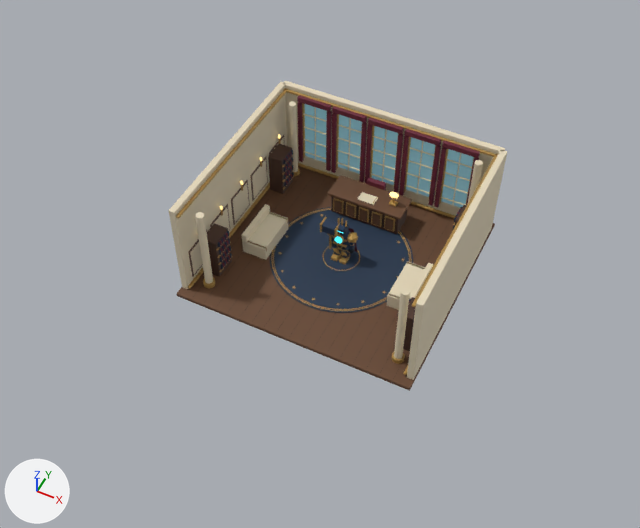
The Blender file assets/blender/enemies-arena.blend as it was, and as the next commit left it.
The view is the same before and after, from a 50 mm camera at (18.9, -41.5, 50.2) aimed at (-0.4, -2.9, 2.0). Lighting does not change. The marker at lower left points along +X, +Y and +Z. The first picture is the older version.

Objects in the first picture: 'OvalArenaGeometry' and 6 more.
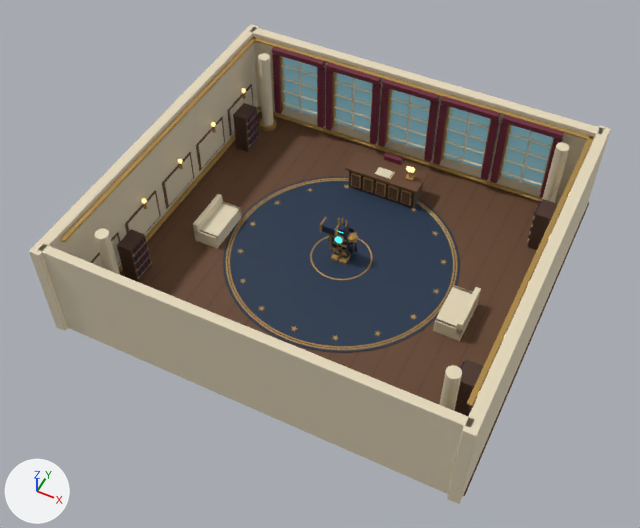
The change in detail:
me_cylinder_003 is used by ob_ovalarenageometry; parent ob_ovalarenaroot; location (0.0, 0.0, 0.03).
me_cylinder_003 had 8308 vertices, 8510 faces and spanned x -9.3..9.3, y -8.7..8.7, z -0.3..8.0.
me_cylinder_003 now has 8452 vertices, 8666 faces and spans x -9.3..9.3, y -9.2..8.7, z -0.3..8.0.
me_cylinder_003 part 1: the loose piece of 24 vertices spanning x -9.2..-8.8, y -8.0..8.0, z 0.0..8.0 is scaled about its middle by (1, 1.1, 1), then moved by (0.0, -0.4, 0.0).
me_cylinder_003 part 2: the loose piece of 24 vertices spanning x -8.4..-7.2, y 4.1..5.9, z 0.0..3.6 is scaled about its middle by (0.606, 0.606, 1).
me_cylinder_003 part 3: 131 loose pieces with 3132 vertices, spanning x -8.4..9.2, y -8.0..8.0, z 0.0..8.0, are deleted.
me_cylinder_003 part 4: 45 vertices moved within x -8.5..8.5, y -6.1..7.5, z 4.1..7.1; 245 vertices removed from x -8.4..8.4, y -6.1..7.4, z 0.0..7.3; 3449 vertices added at x -9.0..9.3, y -9.2..8.4, z 0.0..8.0.
Other edits to the shape of me_cylinder_003 do not show in these pictures.
Object 'OvalArenaGeometry' (ob_ovalarenageometry) is rescaled from (1.0, 1.0, 1.0) to (1.65, 1.65, 1.0).

Location of each change, [x1, y1, x2, y2] in pixels of the pictures (640 x 528 px; the box of a moved part takes in the faces that stretch with it):
'OvalArenaGeometry', reshaped, rescaled (71% wider, 55% taller)
    before: [168, 81, 507, 391]
    after: [29, 24, 611, 504]
part 1 of me_cylinder_003, moved or reshaped
    before: [168, 82, 287, 289]
    after: [29, 24, 259, 331]
part 2 of me_cylinder_003, moved or reshaped
    before: [268, 144, 293, 194]
    after: [233, 103, 258, 152]
part 3 of me_cylinder_003, deleted
    before: [207, 149, 507, 380]
part 4 of me_cylinder_003, built on
    before: [220, 107, 472, 310]
    after: [39, 62, 611, 504]
